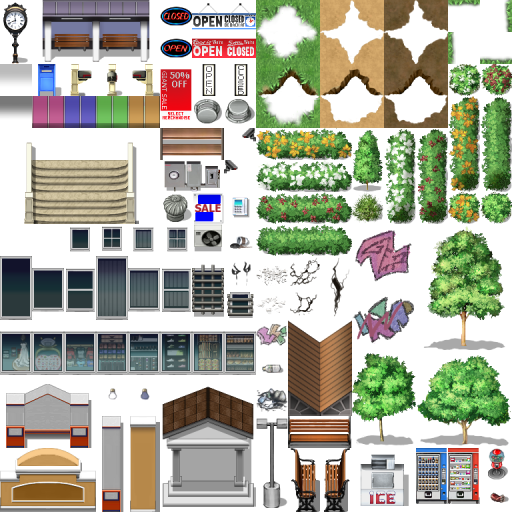
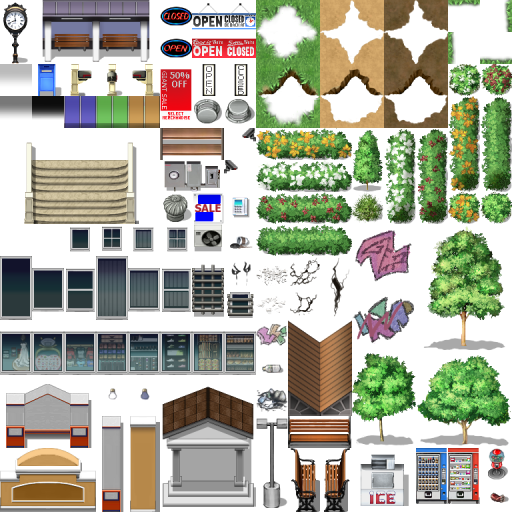
Layered file, before and after one edit (512px x 512px). Changes by layer:
painted on "Layer" over [32, 96, 64, 128]
